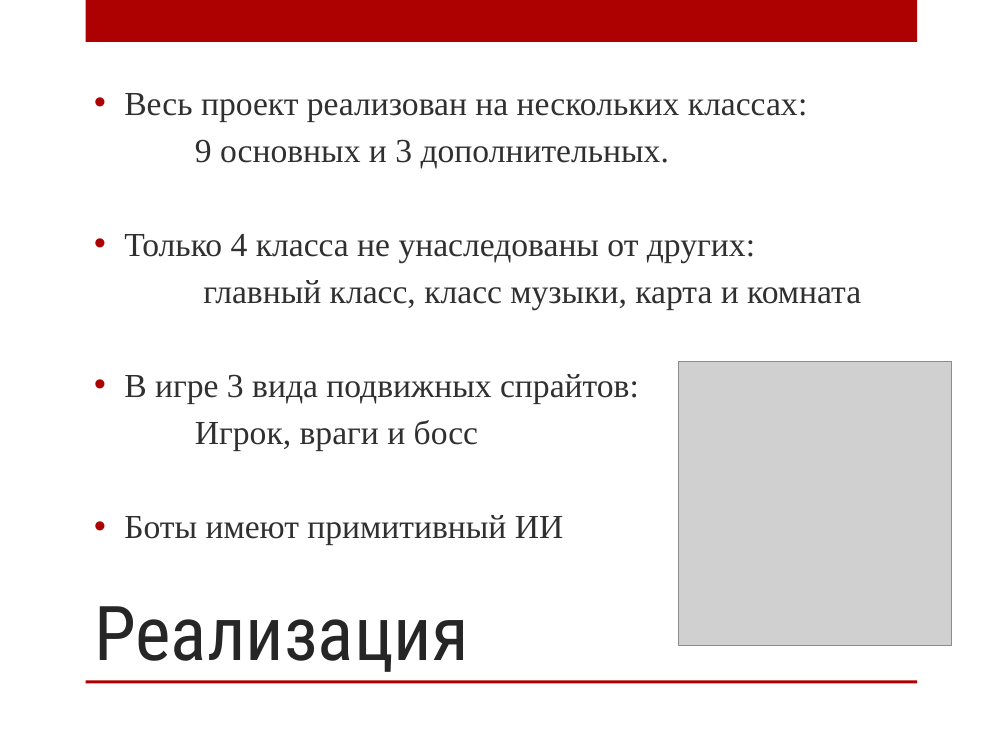
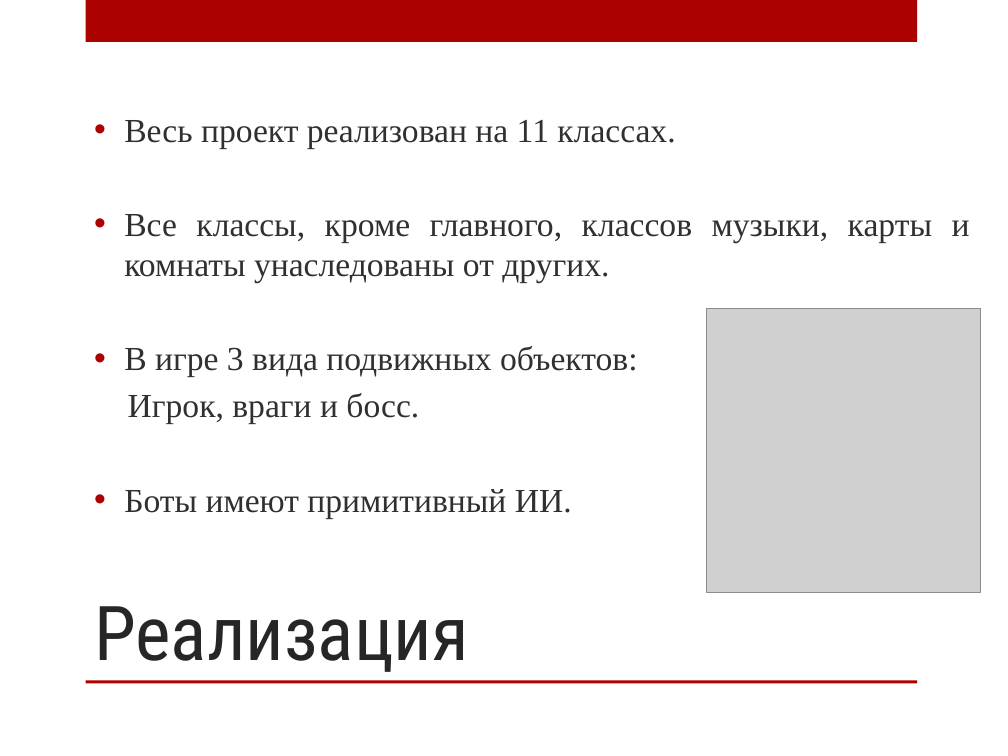
Before and after one commit to Freedom715/Game_Punks_not_ded, a slide deck: slide 3 of Punks not ded! Презентация.pptx. Drawn at 1008x756 pixels with LibreOffice and Linux fonts; fonts in the diff are those of the drawing; grey boxes stand for pictures; background and template pictures are left out. Boxes give left, top, right and bottom in pixels: in the first picture for what was removed or moved away, otherwise in the second. Text is boxed around its words. In the diff, an @@ line names an element or a change of style, - is before the commit and + after.

```diff
--- a/Punks not ded! Презентация.pptx
+++ b/Punks not ded! Презентация.pptx
@@ text at (x1=124, y1=120, x2=970, y2=518): text changed @@
-• Весь проект реализован на нескольких классах:
-9 основных и 3 дополнительных.
-• Только 4 класса не унаследованы от других:
-главный класс, класс музыки, карта и комната
-• В игре 3 вида подвижных спрайтов:
-Игрок, враги и босс
-• Боты имеют примитивный ИИ
+• Весь проект реализован на 11 классах.
+• Все классы, кроме главного, классов музыки, карты и комнаты унаследованы от других.
+• В игре 3 вида подвижных объектов:
+Игрок, враги и босс.
+• Боты имеют примитивный ИИ.
@@ picture moved from (x1=678, y1=361, x2=952, y2=645) to (x1=707, y1=308, x2=980, y2=593) @@
```
Also in this commit, not shown: 4 other slides changed, 2 other files.
